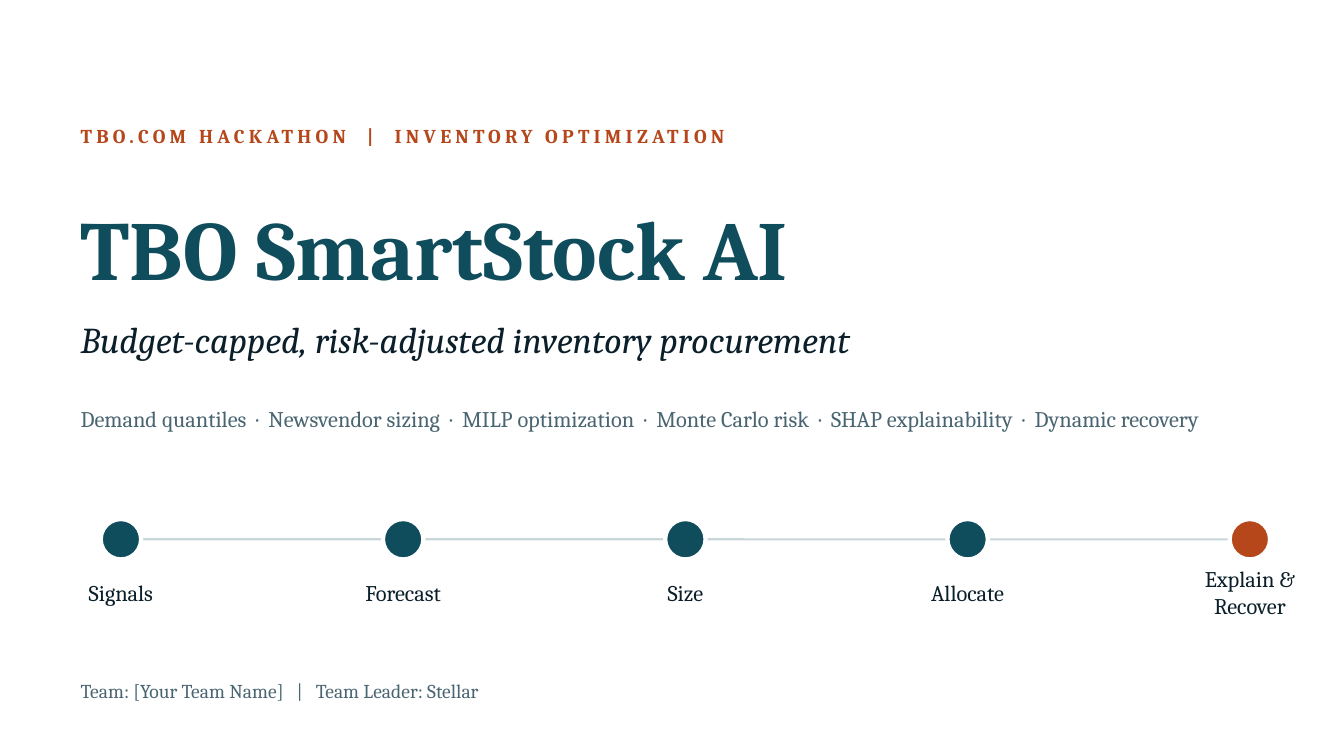
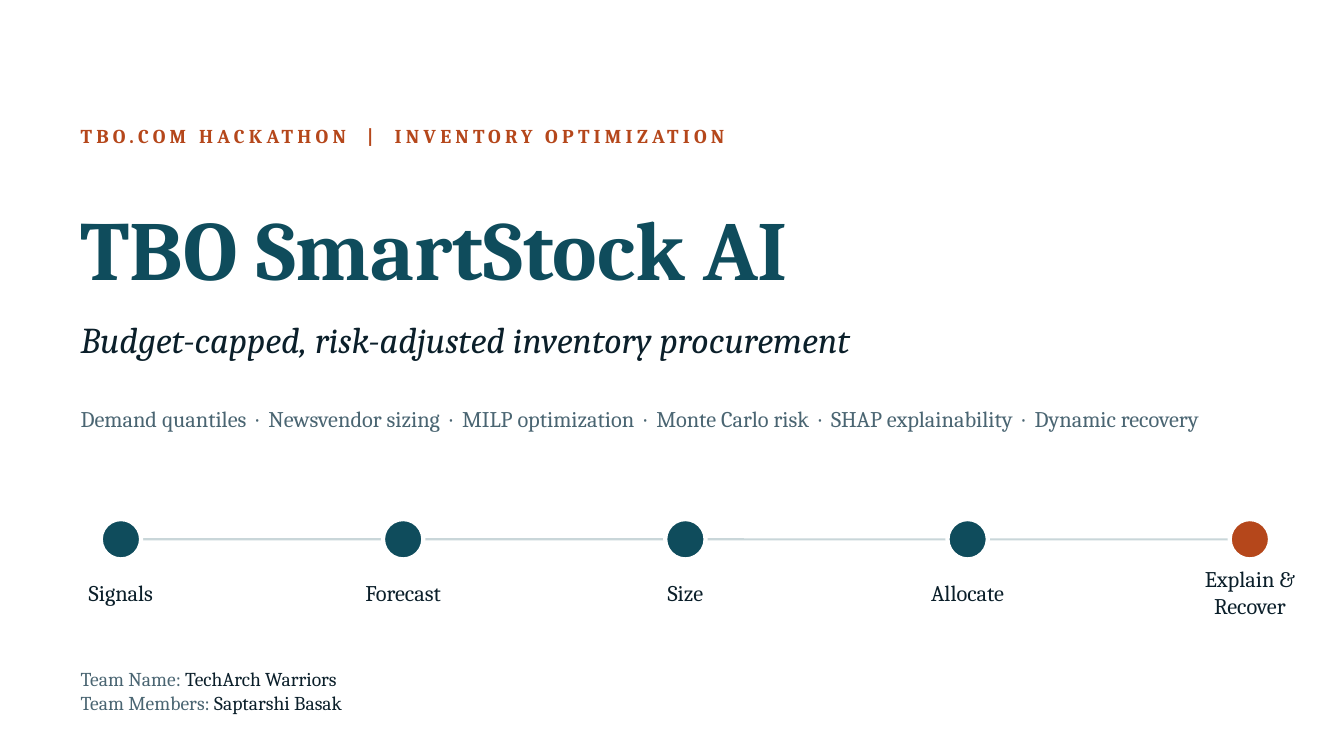
Before and after one commit to Stellar-merge/TBO, a slide deck: slide 1 of PPT/TBO_SmartStock_AI_Pitch_v2 (1).pptx. Drawn at 1344x756 pixels with LibreOffice and Linux fonts; fonts in the diff are those of the drawing. Boxes give left, top, right and bottom in pixels: in the first picture for what was removed or moved away, otherwise in the second. Text is boxed around its words. In the diff, an @@ line names an element or a change of style, - is before the commit and + after.

```diff
--- a/PPT/TBO_SmartStock_AI_Pitch_v2 (1).pptx
+++ b/PPT/TBO_SmartStock_AI_Pitch_v2 (1).pptx
@@ text at [81,672,342,714]: text changed; text colour #4A6572 to #0B1F2A @@
-Team: [Your Team Name] | Team Leader: Stellar
+Team Name: TechArch Warriors
+Team Members: Saptarshi Basak
```
Also in this commit, not shown: 2 other slides changed, 2 other files.
